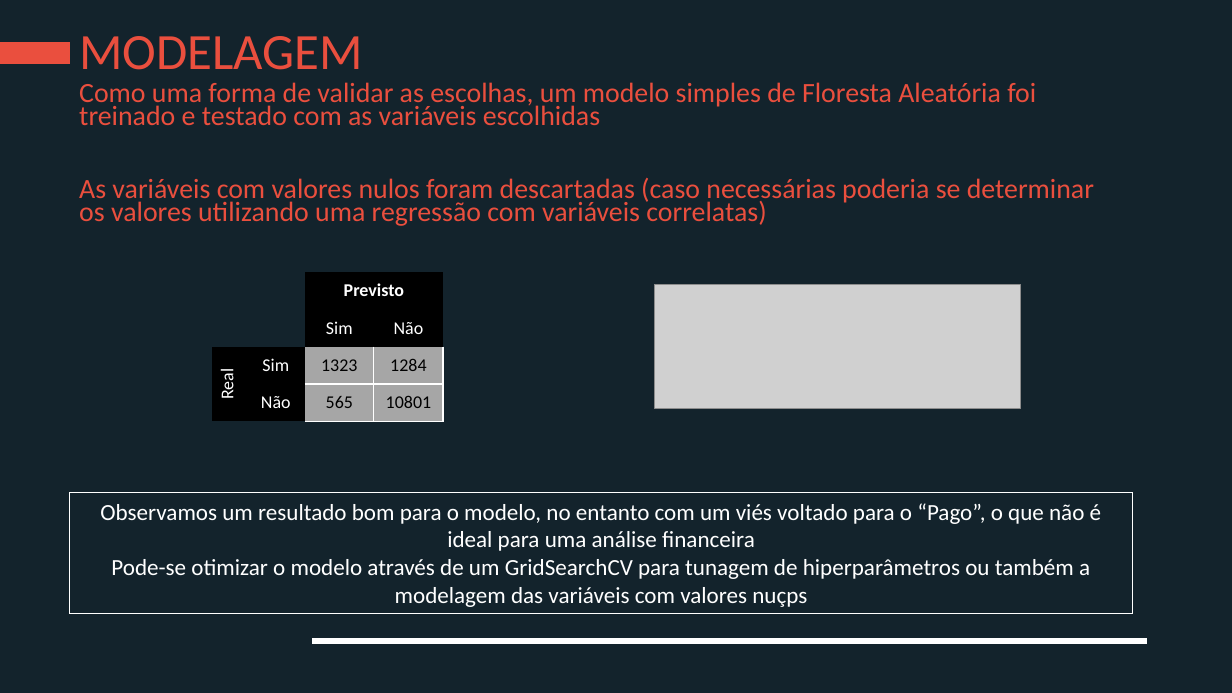
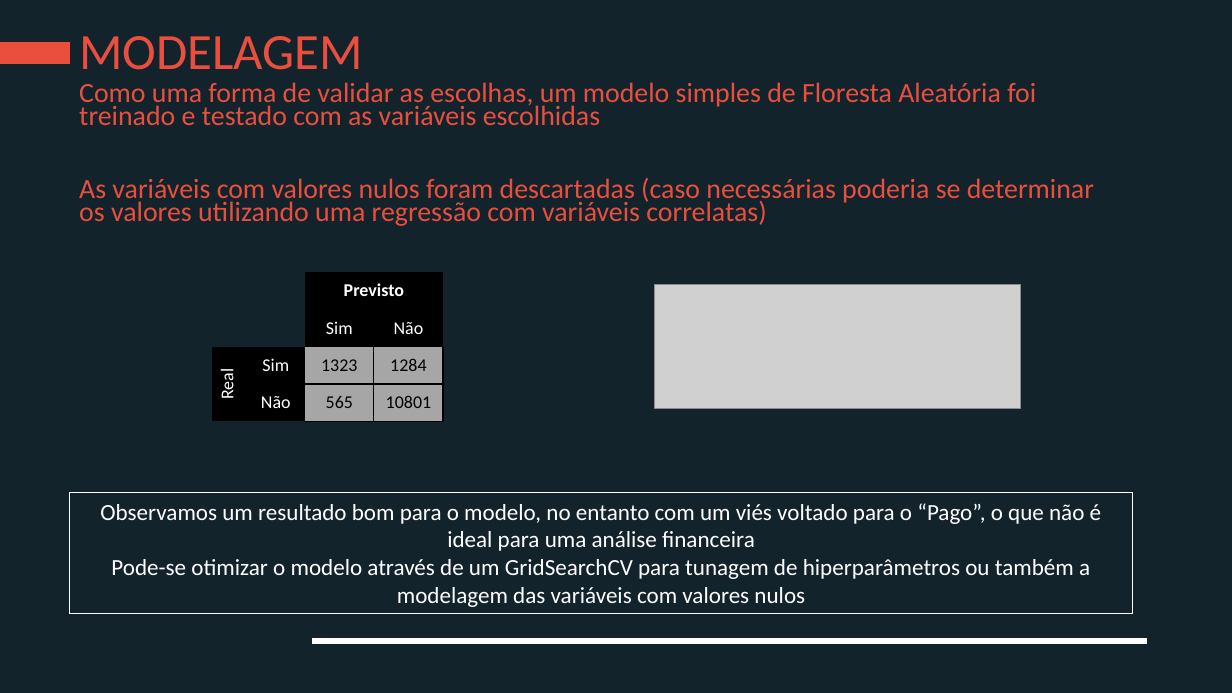
Before and after one commit to spadao/PS-Elo-Group, a slide deck: slide 19 of Apresentação-JoãoVictorSpadão.pptx (slide 17 before the commit). Drawn at 1232x693 pixels with LibreOffice and Linux fonts; fonts in the diff are those of the drawing; grey boxes stand for pictures; background and template pictures are left out. Boxes give left, top, right and bottom in pixels: in the first picture for what was removed or moved away, otherwise in the second. Text is boxed around its words. In the diff, an @@ line names an element or a change of style, - is before the commit and + after.

```diff
--- a/Apresentação-JoãoVictorSpadão.pptx
+++ b/Apresentação-JoãoVictorSpadão.pptx
@@ table at <box>212,272,444,421</box> @@
@@ borders changed @@
@@ text in rectangle at <box>111,559,1090,607</box>: text changed @@
-Pode-se otimizar o modelo através de um GridSearchCV para tunagem de hiperparâmetros ou também a modelagem das variáveis com valores nuçps
+Pode-se otimizar o modelo através de um GridSearchCV para tunagem de hiperparâmetros ou também a modelagem das variáveis com valores nulos
```
Also in this commit, not shown: 5 other slides changed, 2 slides added, 3 other files.
